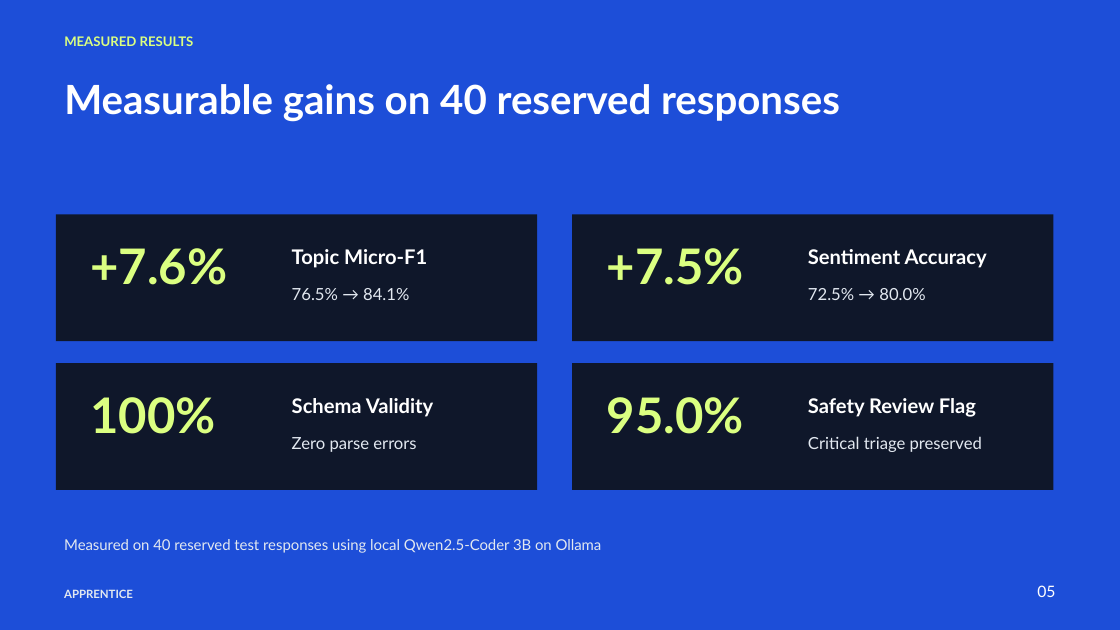
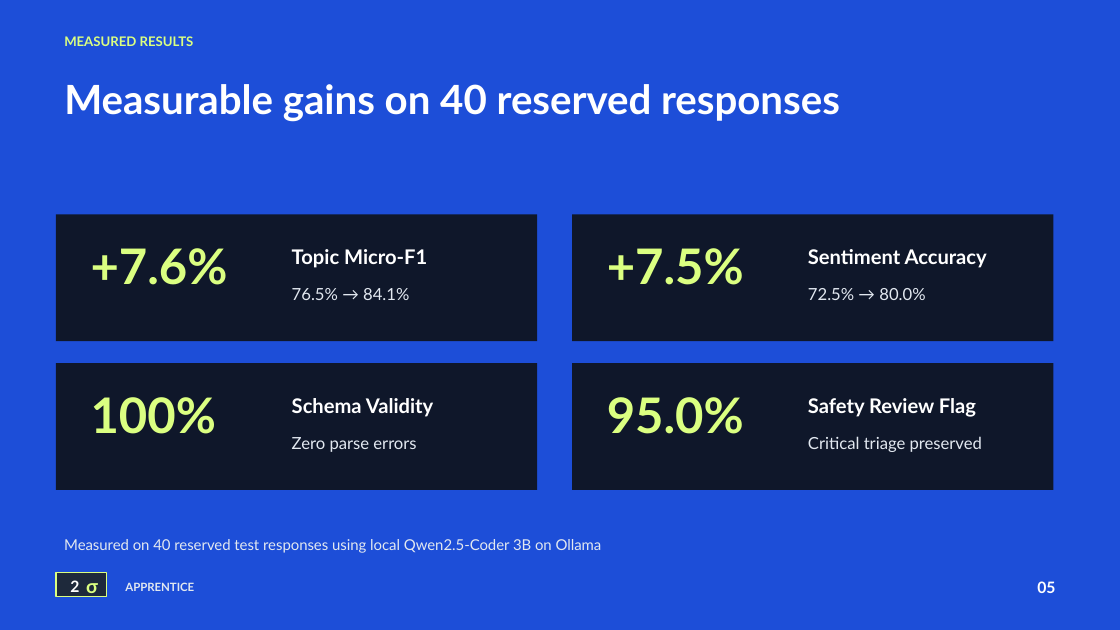
Before and after one commit to zedk1929/local-ai-job-trainer, a slide deck: slide 5 of pitch-deliverables/output/Apprentice_Draft_2.pptx. Drawn at 1120x630 pixels with LibreOffice and Linux fonts; fonts in the diff are those of the drawing. Boxes give left, top, right and bottom in pixels: in the first picture for what was removed or moved away, otherwise in the second. Text is boxed around its words. In the diff, an @@ line names an element or a change of style, - is before the commit and + after.

Commit message:
style(pitch): add stylized 2σ brand mark badge to bottom left of all slides

```diff
--- a/pitch-deliverables/output/Apprentice_Draft_2.pptx
+++ b/pitch-deliverables/output/Apprentice_Draft_2.pptx
@@ rectangle added at (56,572,107,597), fill #1E293B, outline #DBFF81 1.13 pt @@
@@ text added at (70,580,79,592), 13.5 pt, text #FFFFFF, bold @@
+2
@@ text added at (86,583,98,598), 16.5 pt, text #DBFF81, bold @@
+σ
@@ text "APPRENTICE": place and size @@
-text "APPRENTICE" at (64,589,133,598)
+text "APPRENTICE" at (125,582,194,591)
@@ text "05" at (1037,581,1055,593): bold on @@
```
Also in this commit, not shown: 5 other slides changed, 5 other files.
